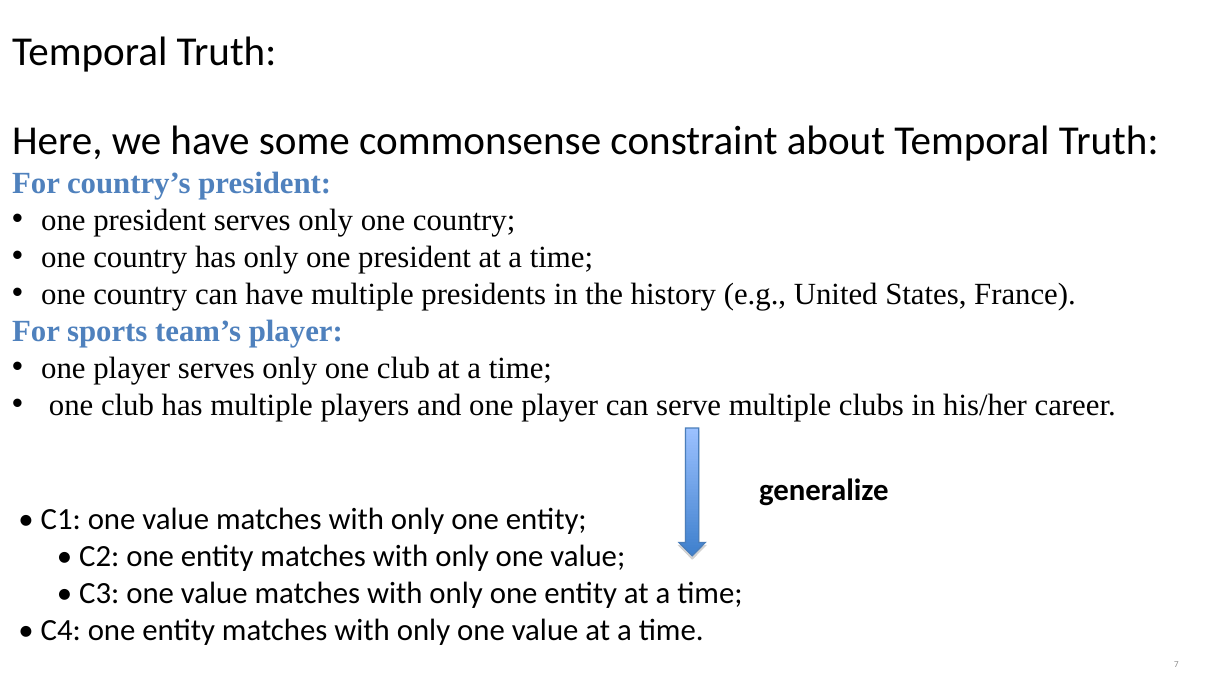
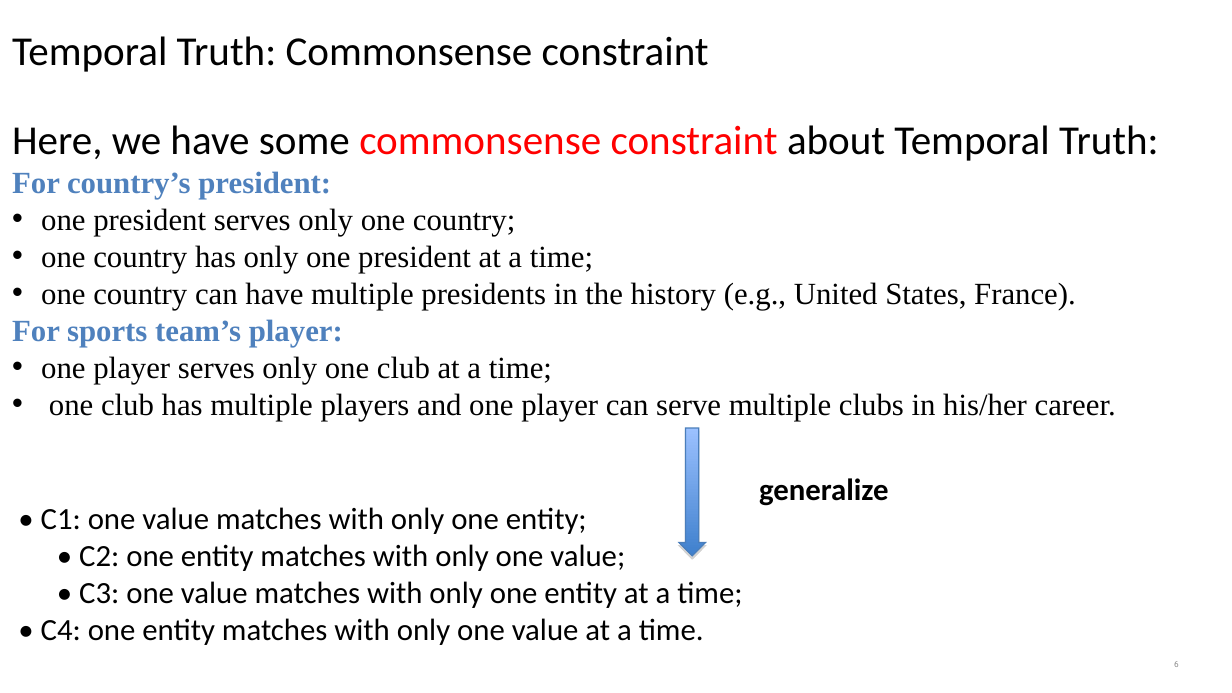
Before and after one commit to zhouyang98/zhouyang98.github.io, a slide deck: slide 6 of PGMCC-www2020.ppt (slide 7 before the commit). Drawn at 1232x693 pixels with LibreOffice and Linux fonts; fonts in the diff are those of the drawing; background and template pictures are left out. Boxes give left, top, right and bottom in pixels: in the first picture for what was removed or moved away, otherwise in the second. Text is boxed around its words. In the diff, an @@ line names an element or a change of style, - is before the commit and + after.

```diff
--- a/PGMCC-www2020.ppt
+++ b/PGMCC-www2020.ppt
@@ text at (x1=12, y1=36, x2=709, y2=72): text changed @@
-Temporal Truth:
+Temporal Truth: Commonsense constraint
@@ text at (x1=12, y1=125, x2=1159, y2=161): text colour #000000 to #FF0000 in "commonsense constraint" @@
```
Also in this commit, not shown: 3 other slides changed, 3 slides added, 3 slides removed, 3 other files.
